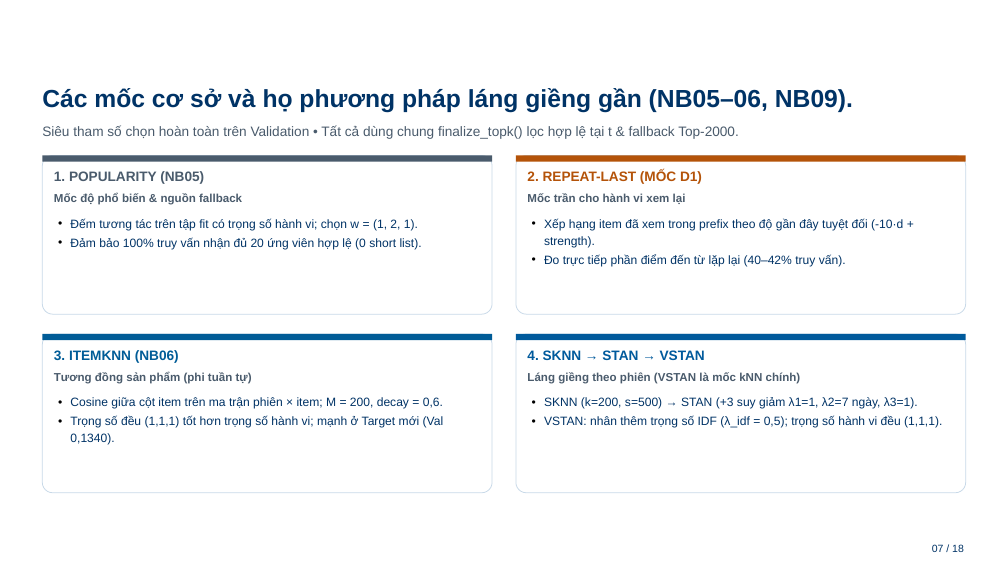
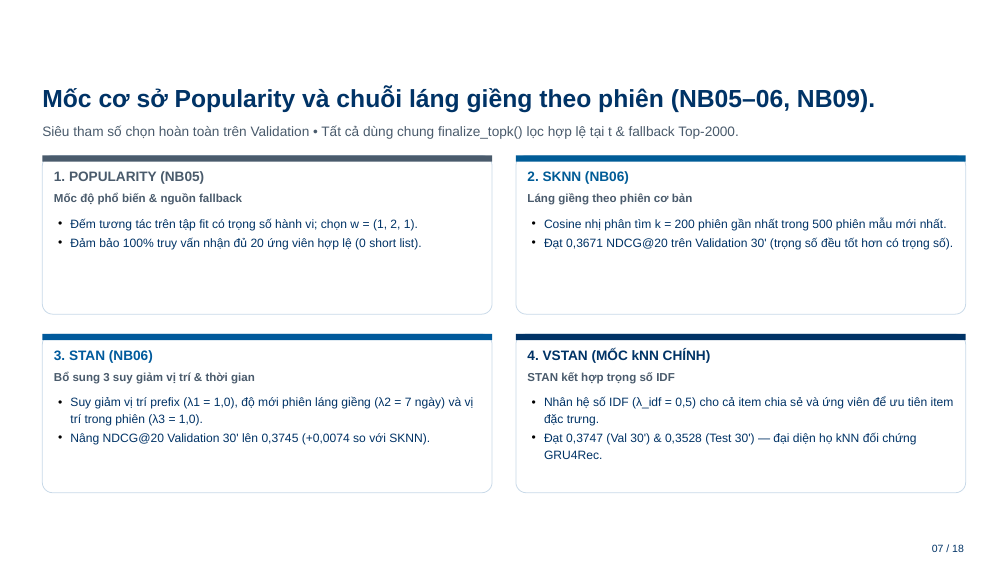
Before and after one commit to Mymark1010/MultiBehavior_Product_Recommendation_System, a slide deck: slide 7 of docs/BAO_CAO_TIEN_DO_PROJECT3_HUST_27_11_v3.pptx. Drawn at 1008x567 pixels with LibreOffice and Linux fonts; fonts in the diff are those of the drawing; background and template pictures are left out. Boxes give left, top, right and bottom in pixels: in the first picture for what was removed or moved away, otherwise in the second. Text is boxed around its words. In the diff, an @@ line names an element or a change of style, - is before the commit and + after.

```diff
--- a/docs/BAO_CAO_TIEN_DO_PROJECT3_HUST_27_11_v3.pptx
+++ b/docs/BAO_CAO_TIEN_DO_PROJECT3_HUST_27_11_v3.pptx
@@ text at [42, 87, 875, 113]: text changed @@
-Các mốc cơ sở và họ phương pháp láng giềng gần (NB05–06, NB09).
+Mốc cơ sở Popularity và chuỗi láng giềng theo phiên (NB05–06, NB09).
@@ rectangle at [516, 156, 966, 162]: fill #B45309 to #005C97 @@
@@ text at [527, 171, 629, 184]: text changed; text colour #B45309 to #005C97 @@
-2. REPEAT-LAST (MỐC D1)
+2. SKNN (NB06)
@@ text at [527, 193, 693, 205]: text changed @@
-Mốc trần cho hành vi xem lại
+Láng giềng theo phiên cơ bản
@@ text at [544, 218, 953, 249]: text changed @@
-• Xếp hạng item đã xem trong prefix theo độ gần đây tuyệt đối (-10·d + strength).
-• Đo trực tiếp phần điểm đến từ lặp lại (40–42% truy vấn).
+• Cosine nhị phân tìm k = 200 phiên gần nhất trong 500 phiên mẫu mới nhất.
+• Đạt 0,3671 NDCG@20 trên Validation 30' (trọng số đều tốt hơn có trọng số).
@@ text at [54, 350, 153, 363]: text changed; text colour #005C97 to #005A9C @@
-3. ITEMKNN (NB06)
+3. STAN (NB06)
@@ rectangle at [516, 334, 966, 340]: fill #005A9C to #003366 @@
@@ text at [527, 349, 711, 363]: text changed; text colour #005A9C to #003366 @@
-4. SKNN → STAN → VSTAN
+4. VSTAN (MỐC kNN CHÍNH)
@@ text at [54, 372, 255, 384]: text changed @@
-Tương đồng sản phẩm (phi tuần tự)
+Bổ sung 3 suy giảm vị trí & thời gian
@@ text at [527, 372, 675, 384]: text changed @@
-Láng giềng theo phiên (VSTAN là mốc kNN chính)
+STAN kết hợp trọng số IDF
@@ text at [70, 397, 474, 445]: text changed @@
-• Cosine giữa cột item trên ma trận phiên × item; M = 200, decay = 0,6.
-• Trọng số đều (1,1,1) tốt hơn trọng số hành vi; mạnh ở Target mới (Val 0,1340).
+• Suy giảm vị trí prefix (λ1 = 1,0), độ mới phiên láng giềng (λ2 = 7 ngày) và vị trí trong phiên (λ3 = 1,0).
+• Nâng NDCG@20 Validation 30' lên 0,3745 (+0,0074 so với SKNN).
@@ text at [544, 397, 954, 459]: text changed @@
-• SKNN (k=200, s=500) → STAN (+3 suy giảm λ1=1, λ2=7 ngày, λ3=1).
-• VSTAN: nhân thêm trọng số IDF (λ_idf = 0,5); trọng số hành vi đều (1,1,1).
+• Nhân hệ số IDF (λ_idf = 0,5) cho cả item chia sẻ và ứng viên để ưu tiên item đặc trưng.
+• Đạt 0,3747 (Val 30') & 0,3528 (Test 30') — đại diện họ kNN đối chứng GRU4Rec.
```
Also in this commit, not shown: 9 other slides changed, 5 other files.
